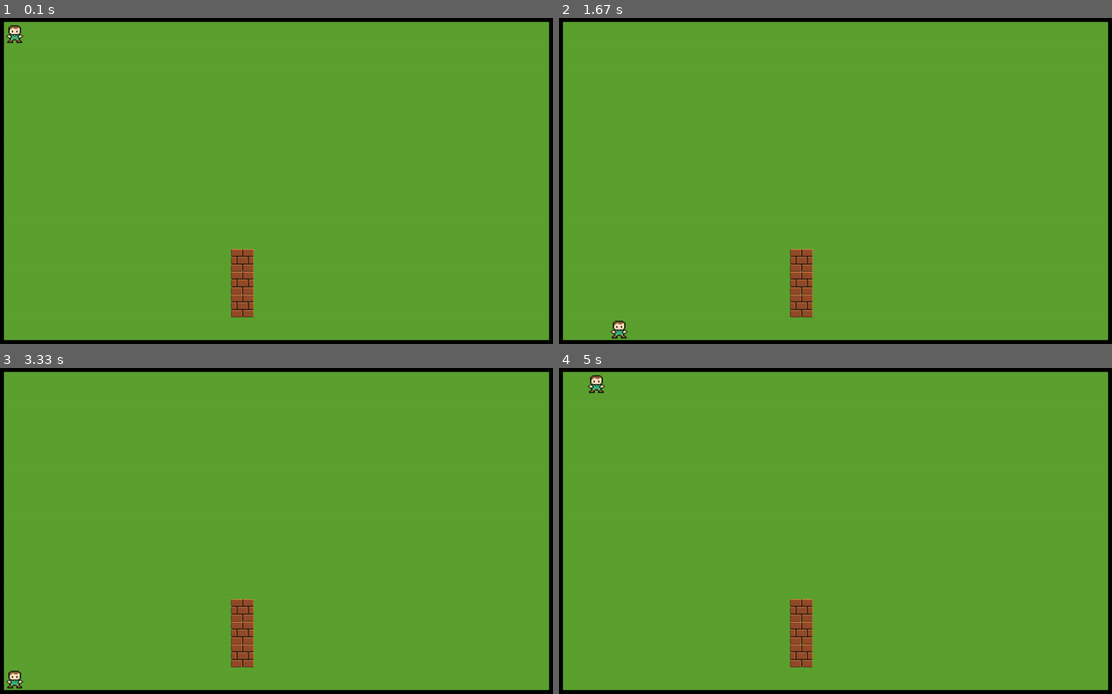
Above: before the commit, frames 1-4 (two rows, left to right).
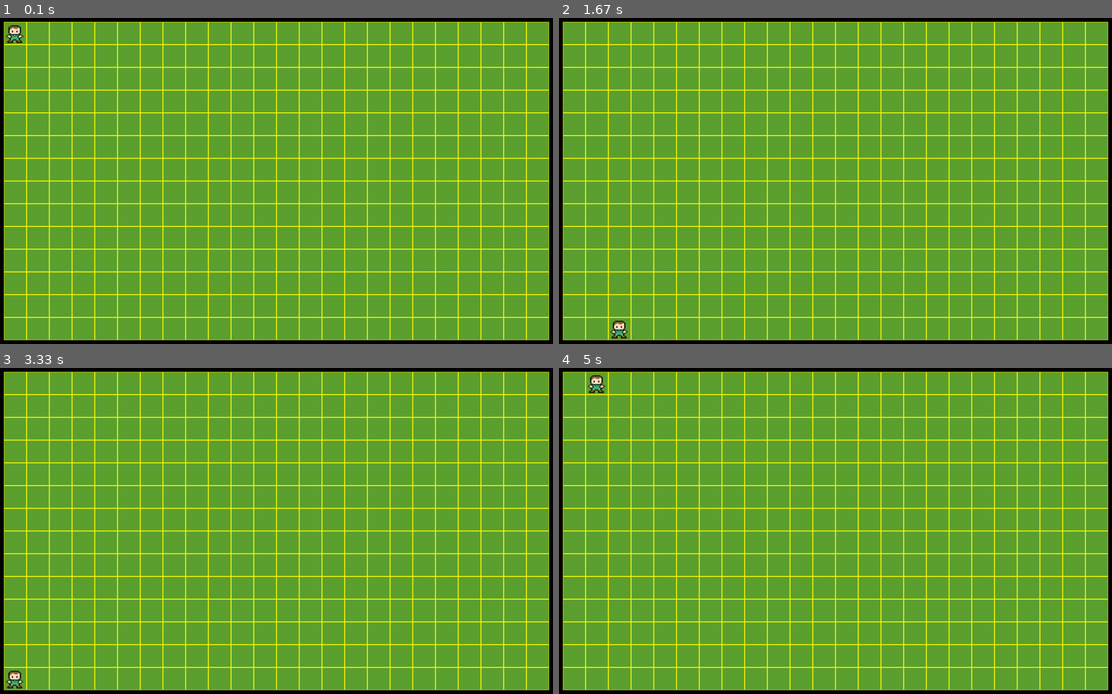
Above: after the commit, the same moments.

Repository: ArtSharaev/PygameProject
Game: pygame game, started from run.py
Same seed, same stepped clock (60 frames per second), same inputs: the game is played once before the commit and once after it.
Inputs:
- Up to frame 1 (0.1 s): no input
- Up to frame 2 (1.67 s): hold Right 0.33-0.8 s; hold Up 0.83-1.13 s; hold Right 1.17-1.63 s
- Up to frame 3 (3.33 s): hold Left 1.67-2.2 s; hold Down 2.23-2.53 s; hold Left 2.57-2.97 s; hold Up from 3 s (still down)
- Up to frame 4 (5 s): release Up at 3.37 s; hold Right 3.4-4.03 s; hold Down 4.07-4.43 s; hold Left 4.47-4.93 s; hold Right from 4.97 s (still down)

The runs differ from the first frame. In frame 1, 12% of the frame differs, in the area x 0-100%, y 1-99%; in frame 2, 12%; in frame 3, 12%; in frame 4, 12%.

Commit message:
Добавил папки с документацией и видео-демонстрациями

Diff:
--- a/MyClasses/BoardClass.py
+++ b/MyClasses/BoardClass.py
@@ -42,7 +42,7 @@
                 x = self.indleft + w * self.cell_size
                 y = self.indtop + h * self.cell_size
                 self.render_cell(screen, x, y, '#5DA130', 0, self.board[h][w])
-                # self.render_cell(screen, x, y, '#ffff00', 1, self.board[h][w])
+                self.render_cell(screen, x, y, '#ffff00', 1, self.board[h][w])
         self.sprite_group.draw(screen)
 
     def get_cell_coords(self, mouse_pos):
--- /dev/null
+++ b/VideoDemonstrations/20%.txt
@@ -0,0 +1 @@
+https://youtu.be/b2fJ1TBdR7s
--- a/run.py
+++ b/run.py
@@ -1,6 +1,7 @@
 from MyClasses.BoardClass import *
 from MyClasses.PlayerClass import *
 from MyClasses.WallClass import *
+from random import randint
 
 if __name__ == '__main__':
     pygame.init()
@@ -9,13 +10,15 @@
     board = Board(24, 14, cell_size=50)  # поле 24х14 со стороной клетки 50пкс
     screen.fill((0, 0, 0))  # пока фон игры просто залит черным цветом
     player = Player(0, 0, board)
-    wall1 = Wall(10, 10, board)
-    wall2 = Wall(10, 11, board)
-    wall3 = Wall(10, 12, board)
+    # wall_sprites = []
+    # for _ in range(25):
+    #     x = randint(0, 23)
+    #     y = randint(0, 13)
+    #     wall = Wall(x, y, board)
+    #     wall_sprites.append(wall)
     board.sprite_group.add(player)
-    board.sprite_group.add(wall1)
-    board.sprite_group.add(wall2)
-    board.sprite_group.add(wall3)
+    # for ws in wall_sprites:
+    #     board.sprite_group.add(ws)
     board.render(screen)  # первая отрисовка поля
     # clock = pygame.time.Clock()
     running = True
Not shown, added: Documentation/Описание проекта.docx
